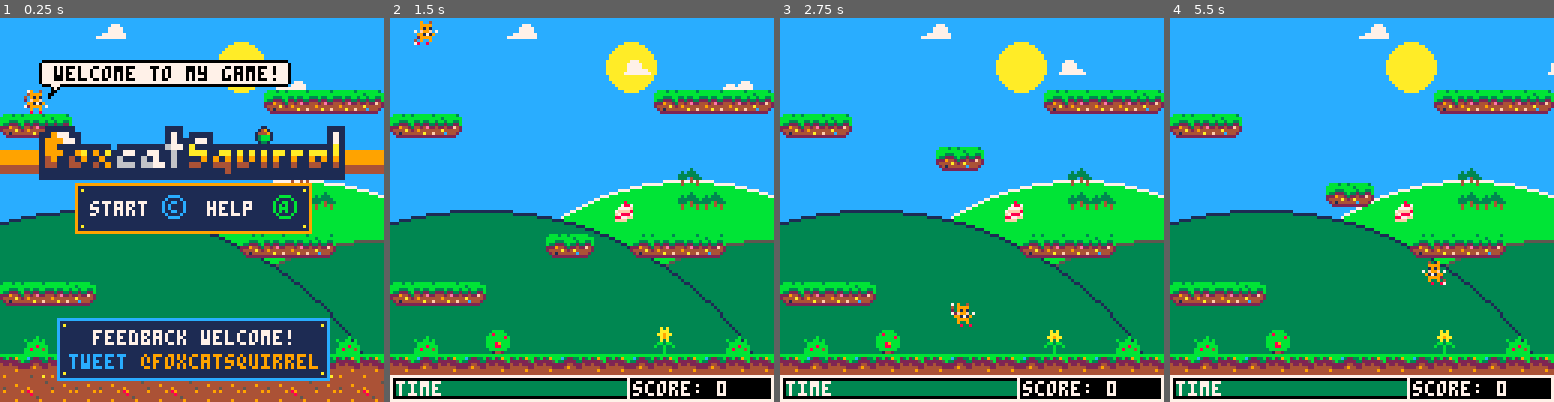
Above: before the commit, frames 1-4 (left to right).
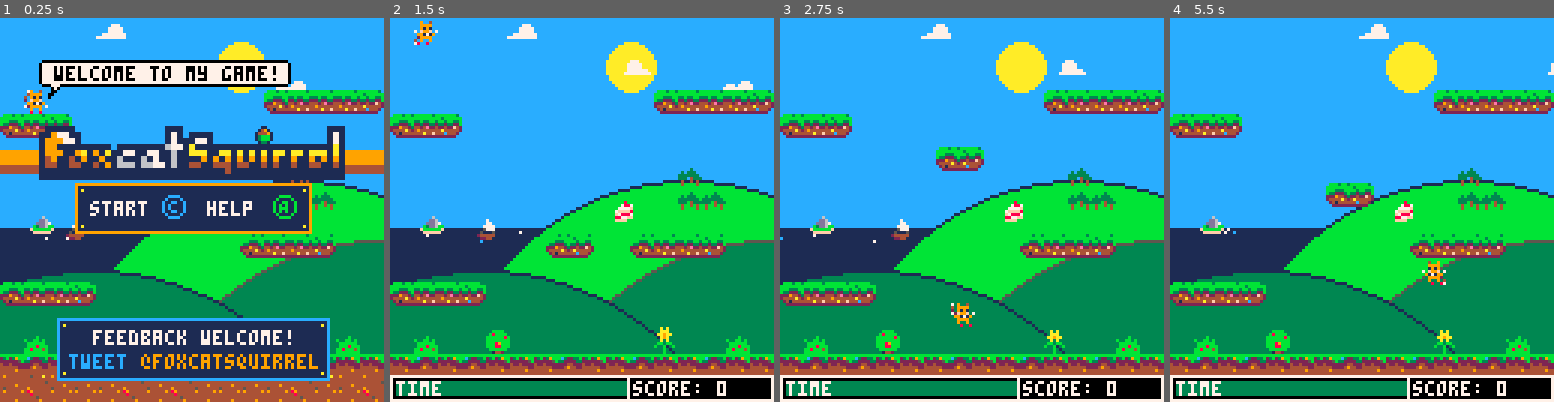
Above: after the commit, the same moments.

Repository: daddynewts/foxcatsquirrel
Game: PICO-8 cartridge foxcatsquirrel.p8
Two runs of this game, one before a commit and one after it. Both use one fixed random seed, a clock stepped at 60 frames per second and the inputs below.
Inputs:
- Up to frame 1 (0.25 s): no input
- Up to frame 2 (1.5 s): tap X (X key) at 0.33, 1.07 s; tap O (Z key) at 0.7 s
- Up to frame 3 (2.75 s): hold Right 1.6-2.1 s; tap O (Z key) at 1.7, 2.1, 2.5 s; tap X (X key) at 1.85 s; hold Right from 2.47 s (still down)
- Up to frame 4 (5.5 s): tap O (Z key) every 0.4 s from 2.9 to 5.3 s; tap X (X key) at 2.97, 4.08, 5.2 s; release Right at 3.03 s; hold Left 3.08-3.58 s; hold Down 3.63-3.97 s; hold Right 4.02-4.68 s; hold Left from 5.08 s (still down)

The runs differ from the first frame. In frame 1, 9.6% of the frame differs, in the area x 0-100%, y 42-88%; in frame 2, 11%; in frame 3, 11%; in frame 4, 11%.

Commit message:
Level 1 looks nicer now
The water glitters fast.

Diff:
--- a/foxcatsquirrel.p8
+++ b/foxcatsquirrel.p8
@@ -108,6 +108,11 @@
   cloud2={x=rnd(flr(10))+60,speed=0.4}--{x=-12}
   cloud3={x=rnd(flr(10))+90,speed=0.5}
 
+ ship={}
+  ship.x=20
+  ship.y=66
+  ship.sp=192
+
  --enemies={
  ghosts={
   ghost={ ghost_sp=10, x=100 }
@@ -700,6 +704,11 @@
   elseif cloud3.x>cam_x+200 then
    cloud3.x=cam_x-(rnd(flr(20)))
    cloud3.y=rnd(flr(5))+20
+ end
+
+ ship.x+=cloud1.speed
+ if ship.x>=70 then
+  ship.x=-10
  end
 end
 
@@ -1003,12 +1012,18 @@
  if level==0 then
  -- splash.sp=92
   sky.colour=12 -- light blue
+  rectfill(0,70,70,127,1) -- sea
+  pset(rnd(flr(60)),rnd(flr(8))+70,7)
+  pset(rnd(flr(60)),rnd(flr(8))+70,12)
+  pset(rnd(flr(60)),rnd(flr(8))+70,7)
+  spr(193,10,64) -- island
+  spr(ship.sp,ship.x,ship.y)
   circfill(99,134,80,11) -- far hill
-  circ(99,134,80,7) -- far outline
+  circ(99,134,80,1) -- far outline
   circfill(126,154,80,3) -- near hill
   circ(126,154,80,5) -- right outline
-  circfill(30,174,110,3) -- near hill
-  circ(30,174,110,1) -- left outline
+  circfill(30,174,90,3) -- near hill
+  circ(30,174,90,1) -- left outline
   circfill(80,16,8,10) -- sun
   draw_clouds()
   -- dancing flower
@@ -1673,6 +1688,14 @@
 00119191919191001999199191919110000000000000000000000000000000000000000000000000000000000000000000000000000000000000000000000000
 00014144114410001144141141414141000000000000000000000000000000000000000000000000000000000000000000000000000000000000000000000000
 00011011001100000110110010101010000000000000000000000000000000000000000000000000000000000000000000000000000000000000000000000000
+00000000000000000000000000000000000000000000000000000000000000000000000000000000000000000000000000000000000000000000000000000000
+00007000000000000000000000000000000000000000000000000000000000000000000000000000000000000000000000000000000000000000000000000000
+00007700000060000000000000000000000000000000000000000000000000000000000000000000000000000000000000000000000000000000000000000000
+00077770000dd6000000000000000000000000000000000000000000000000000000000000000000000000000000000000000000000000000000000000000000
+0005777000ddd6700000000000000000000000000000000000000000000000000000000000000000000000000000000000000000000000000000000000000000
+005000500b3dd6bb0000000000000000000000000000000000000000000000000000000000000000000000000000000000000000000000000000000000000000
+02444440fbbbbbbf0000000000000000000000000000000000000000000000000000000000000000000000000000000000000000000000000000000000000000
+002244000ffffff00000000000000000000000000000000000000000000000000000000000000000000000000000000000000000000000000000000000000000
 
 
 
